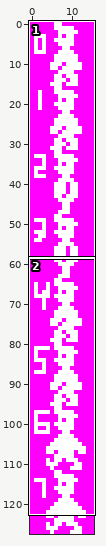
Two states of a sprite sheet, arm9/graphics/MinerSpectrum.png. The first picture is a wide view before the edit; the outline marks the close-up.
Close-up. Old version:
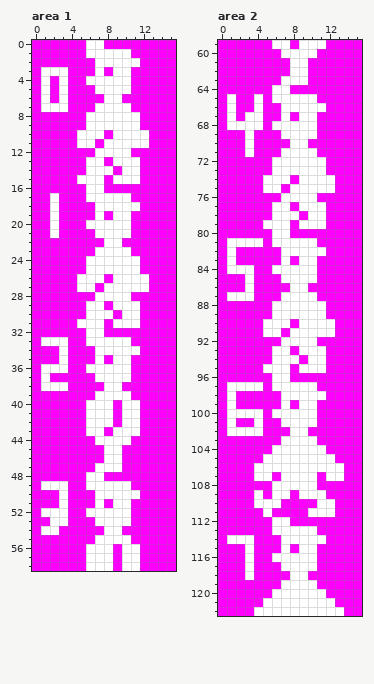
The file is 16x128 pixels. Shown: area 1: x 0..15, y 0..58; area 2: x 0..15, y 59..122.
And afterwards:
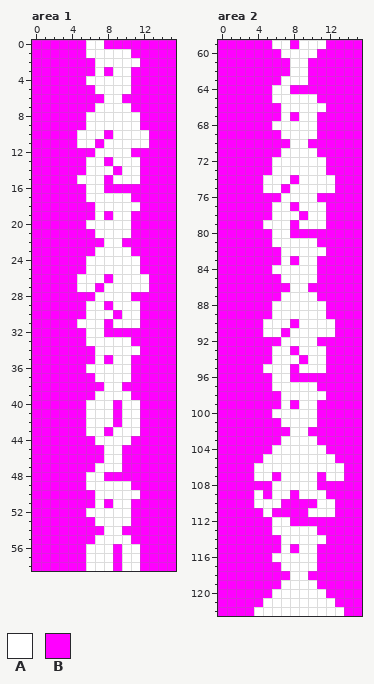
Palette (. is transparent): A #ffffff  B #ff00ff
Diff:
Area 1:
Colour A gives way to colour B in row 3 at x 1 to 3; in rows 4 to 6 at x 1 and 3; in row 7 at x 1 to 3; in rows 17 to 21 at x 2; in row 33 at x 1 to 3; in rows 34 to 35 at x 3.
Colour A gives way to colour B in row 36 at x 1 to 3; in row 37 at x 1; in row 38 at x 1 to 3; in row 49 at x 1 to 3; in rows 50 to 51 at x 3; in row 52 at x 1 to 3.
Colour A gives way to colour B in row 53 at x 2 to 3; in row 54 at x 1 to 2.
Area 2:
Colour A gives way to colour B in rows 65 to 66 at x 1 and 4; in row 67 at x 1 and 3 to 4; in row 68 at x 1 to 4; in rows 69 to 71 at x 3; in row 81 at x 1 to 4; in rows 82 to 83 at x 1.
Colour A gives way to colour B in row 84 at x 1 to 3; in rows 85 to 86 at x 3; in row 87 at x 1 to 3; in row 97 at x 1 to 4; in rows 98 to 99 at x 1; in row 100 at x 1 to 4.
Colour A gives way to colour B in row 101 at x 1 and 4; in row 102 at x 1 to 4; in row 114 at x 1 to 3; in rows 115 to 118 at x 3.
Where, in picture pixels (left, top, right, bottom), the same in both close-ups:
changed: (41, 67, 68, 112)
changed: (50, 193, 59, 238)
changed: (41, 337, 68, 391)
changed: (41, 481, 68, 535)
changed: (227, 94, 263, 157)
changed: (227, 238, 263, 301)
changed: (227, 382, 263, 436)
changed: (227, 535, 254, 580)
